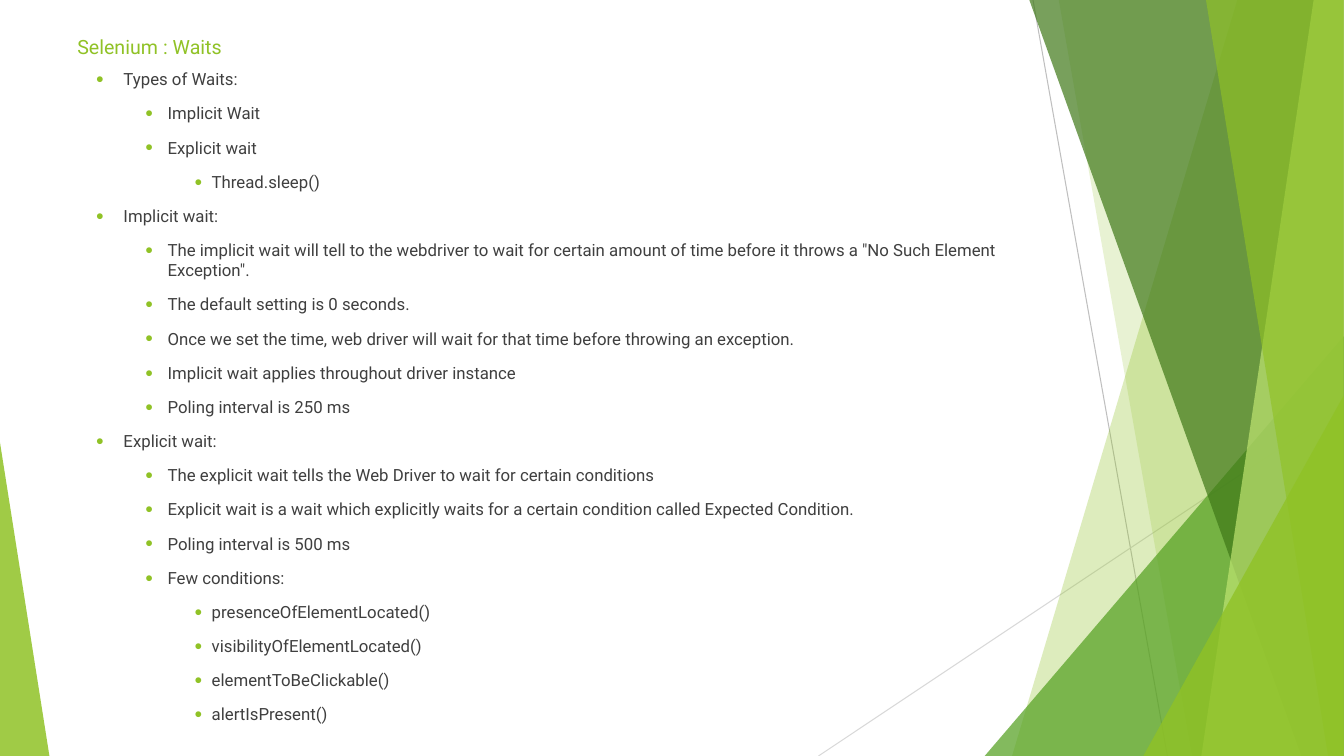
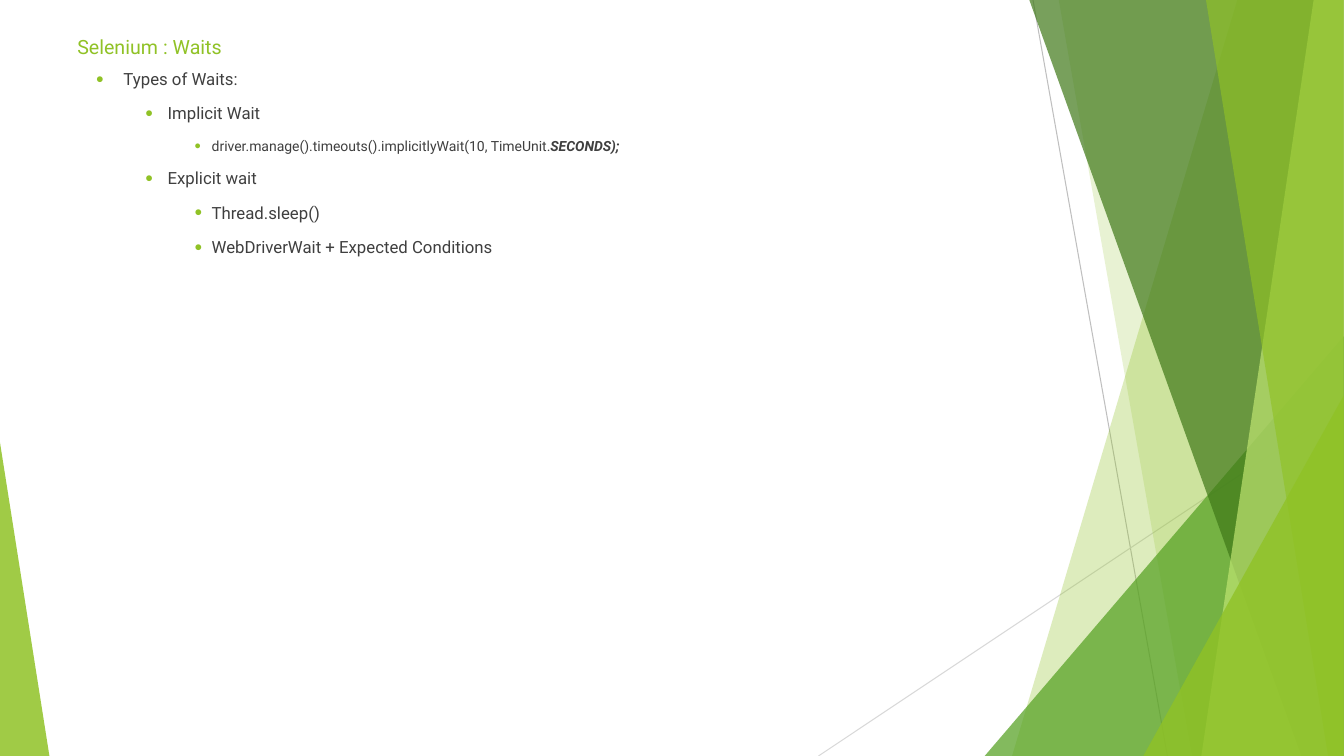
Before and after one commit to sidissir/mk-selenium-training, a slide deck: slide 37 of SeleniumPPT.pptx (slide 36 before the commit). Drawn at 1344x756 pixels with LibreOffice and Linux fonts; fonts in the diff are those of the drawing. Boxes give left, top, right and bottom in pixels: in the first picture for what was removed or moved away, otherwise in the second. Text is boxed around its words. In the diff, an @@ line names an element or a change of style, - is before the commit and + after.

Commit message:
Waits

```diff
--- a/SeleniumPPT.pptx
+++ b/SeleniumPPT.pptx
@@ text at (x1=212, y1=140, x2=620, y2=154): paragraph added @@
+    ● driver.manage().timeouts().implicitlyWait(10, TimeUnit.SECONDS);
@@ text at (x1=212, y1=240, x2=492, y2=257): text changed @@
-● Implicit wait:
-  ● The implicit wait will tell to the webdriver to wait for certain amount of time before it throws a "No Such Element Exception".
-  ● The default setting is 0 seconds.
-  ● Once we set the time, web driver will wait for that time before throwing an exception.
-  ● Implicit wait applies throughout driver instance
-  ● Poling interval is 250 ms
-● Explicit wait:
-  ● The explicit wait tells the Web Driver to wait for certain conditions
-  ● Explicit wait is a wait which explicitly waits for a certain condition called Expected Condition.
-  ● Poling interval is 500 ms
-  ● Few conditions:
-    ● presenceOfElementLocated()
-    ● visibilityOfElementLocated()
-    ● elementToBeClickable()
-    ● alertIsPresent()
+    ● WebDriverWait + Expected Conditions
```
Also in this commit, not shown: 1 other slide changed, 3 slides added, 1 slide removed, 6 other files.
